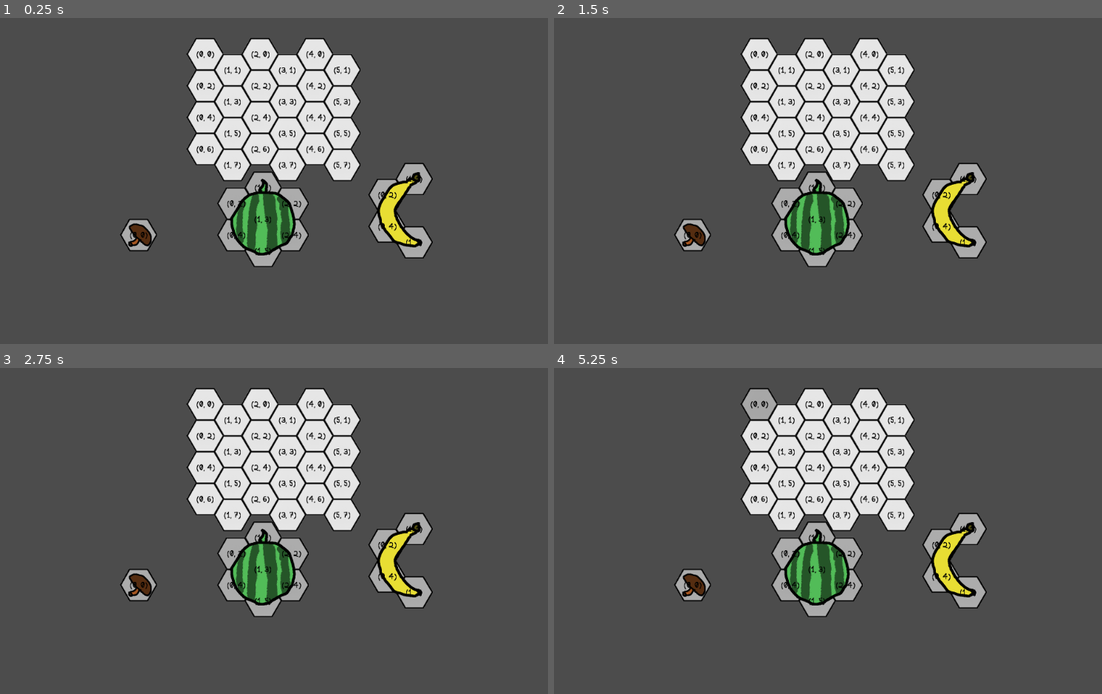
Above: before the commit, frames 1-4 (two rows, left to right).
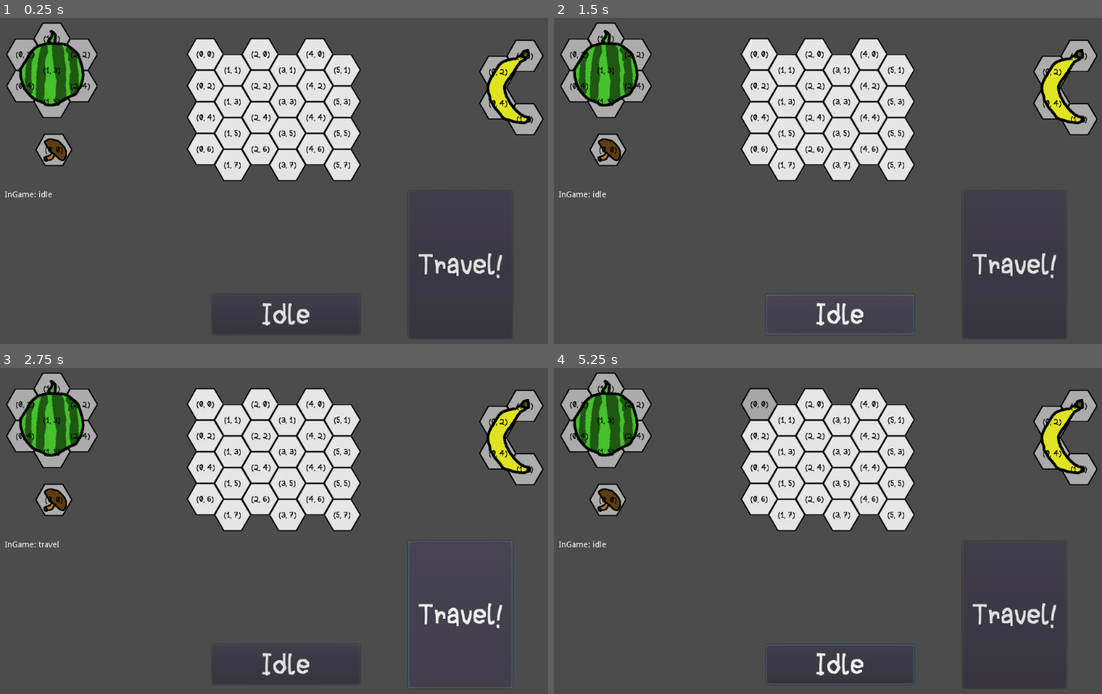
Above: after the commit, the same moments.

Repository: zhimingc/cook-bag
Game: Godot game, scene res://Main/Sandbox.tscn
The game is run twice, just before and just after one commit, with the same random seed, the same clock (stepped at 60 frames per second) and the same inputs.
Inputs (mouse positions are in pixels of both pictures, inside the frame that each line leads up to):
- Up to frame 1 (0.25 s): no input
- Up to frame 2 (1.5 s): click (1014, 265) at 0.5 s, where only the run after the commit has a clickable "Travel!"; click (838, 314) at 1.25 s, where only the run after the commit has a clickable "Idle"
- Up to frame 3 (2.75 s): click (460, 615) at 2 s, where only the run after the commit has a clickable "Travel!"
- Up to frame 4 (5.25 s): click (838, 664) at 2.75 s, where only the run after the commit has a clickable "Idle"; click (1014, 615) at 3.5 s, where only the run after the commit has a clickable "Travel!"; click (838, 664) at 4.25 s, where only the run after the commit has a clickable "Idle"; tap Enter at 5 s; move the mouse to (756, 403) at 5.02 s; click (756, 403) at 5.1 s

The runs differ from the first frame. In frame 1, 12% of the frame differs, in the area x 0-100%, y 1-98%; in frame 2, 13%; in frame 3, 13%, in the area x 0-100%, y 1-99%; in frame 4, 13%.

Commit message:
Ingame manager 0
Simple game states and intervals between transitions

Diff:
--- a/Item/Banana/Banana.tscn
+++ b/Item/Banana/Banana.tscn
@@ -1,14 +1,14 @@
-[gd_scene load_steps=3 format=2]
+[gd_scene load_steps=4 format=2]
 
 [ext_resource path="res://Item/Banana/banana.png" type="Texture" id=1]
 [ext_resource path="res://Item/Banana/Banana.gd" type="Script" id=2]
+[ext_resource path="res://Item/Item.tscn" type="PackedScene" id=3]
 
-[node name="Banana" type="Node2D"]
+[node name="Banana" instance=ExtResource( 3 )]
 script = ExtResource( 2 )
 
-[node name="Sprite" type="Sprite" parent="."]
-self_modulate = Color( 0.956863, 0.917647, 0.211765, 1 )
-position = Vector2( -2.5, 0 )
+[node name="Sprite" parent="." index="0"]
+modulate = Color( 0.92549, 0.941176, 0.133333, 1 )
+position = Vector2( -5, 0 )
 scale = Vector2( 0.5, 0.5 )
-z_index = 1
 texture = ExtResource( 1 )
--- /dev/null
+++ b/Item/Eggplant/Eggplant.tscn
@@ -0,0 +1,5 @@
+[gd_scene load_steps=2 format=2]
+
+[ext_resource path="res://Item/Item.tscn" type="PackedScene" id=1]
+
+[node name="Item" instance=ExtResource( 1 )]
--- a/Item/Item.gd
+++ b/Item/Item.gd
@@ -25,6 +25,10 @@
 	shape = Utils.HexGrid_Doubled.new()
 	shape.grid_pixel = Vector2(95, 110)
 	shape.grid_scale = 0.5
+	init_debug()
+
+func init_debug():
+	$DebugCanvas/DebugName.visible = false
 
 func _process(delta):
 	match state:
--- a/Item/Item.tscn
+++ b/Item/Item.tscn
@@ -7,3 +7,15 @@
 
 [node name="Sprite" type="Sprite" parent="."]
 z_index = 1
+
+[node name="DebugCanvas" type="CanvasLayer" parent="."]
+
+[node name="DebugName" type="Label" parent="DebugCanvas"]
+margin_left = -32.0
+margin_top = -32.0
+margin_right = 32.0
+margin_bottom = 32.0
+text = "Ingredient Name"
+align = 1
+valign = 1
+autowrap = true
--- a/Item/Mushroom/Mushroom.tscn
+++ b/Item/Mushroom/Mushroom.tscn
@@ -1,14 +1,14 @@
-[gd_scene load_steps=3 format=2]
+[gd_scene load_steps=4 format=2]
 
-[ext_resource path="res://Item/Mushroom/Mushroom.gd" type="Script" id=1]
+[ext_resource path="res://Item/Item.tscn" type="PackedScene" id=1]
 [ext_resource path="res://Item/Mushroom/mushroom.png" type="Texture" id=2]
+[ext_resource path="res://Item/Mushroom/Mushroom.gd" type="Script" id=3]
 
-[node name="Mushroom" type="Node2D"]
-script = ExtResource( 1 )
+[node name="Mushroom" instance=ExtResource( 1 )]
+script = ExtResource( 3 )
 
-[node name="Sprite" type="Sprite" parent="."]
-self_modulate = Color( 0.843137, 0.443137, 0.168627, 1 )
+[node name="Sprite" parent="." index="0"]
+modulate = Color( 0.94902, 0.603922, 0.164706, 1 )
 position = Vector2( -12.5, -12.5 )
 scale = Vector2( 0.5, 0.5 )
-z_index = 1
 texture = ExtResource( 2 )
--- a/Item/Watermelon/Watermelon.tscn
+++ b/Item/Watermelon/Watermelon.tscn
@@ -1,14 +1,14 @@
-[gd_scene load_steps=3 format=2]
+[gd_scene load_steps=4 format=2]
 
-[ext_resource path="res://Item/Watermelon/Watermelon.gd" type="Script" id=1]
+[ext_resource path="res://Item/Item.tscn" type="PackedScene" id=1]
 [ext_resource path="res://Item/Watermelon/watermelon.png" type="Texture" id=2]
+[ext_resource path="res://Item/Watermelon/Watermelon.gd" type="Script" id=3]
 
-[node name="Watermelon" type="Node2D"]
-script = ExtResource( 1 )
+[node name="Watermelon" instance=ExtResource( 1 )]
+script = ExtResource( 3 )
 
-[node name="Sprite" type="Sprite" parent="."]
-self_modulate = Color( 0.423529, 0.960784, 0.45098, 1 )
+[node name="Sprite" parent="." index="0"]
+modulate = Color( 0.352941, 0.988235, 0.219608, 1 )
 position = Vector2( 10, 0 )
 scale = Vector2( 0.5, 0.5 )
-z_index = 1
 texture = ExtResource( 2 )
--- /dev/null
+++ b/Main/InGame/InGameInit.gd
@@ -0,0 +1,7 @@
+extends Node
+
+export var encounter_interval : Vector2
+
+func _ready():
+	Ingame.encounter_interval = encounter_interval
+	Ingame.init()
--- /dev/null
+++ b/Main/InGame/InGameManager.gd
@@ -0,0 +1,45 @@
+extends Node
+
+enum INGAME_STATE {
+	idle,
+	travel,
+	encounter,
+	pause
+}
+
+export var encounter_interval = Vector2()
+
+var state = INGAME_STATE.idle
+var encounter_timer = 0.0
+
+func init():
+	encounter_timer = rand_range(encounter_interval.x, encounter_interval.y)
+
+func set_state(new_state):
+	# on exit state
+	state = new_state
+	# on enter state
+	match state:
+		INGAME_STATE.travel:
+			set_next_encounter()
+			pass
+		INGAME_STATE.encounter:
+			pass
+
+func update_state(delta):
+	match state:
+		INGAME_STATE.idle:
+			pass
+		INGAME_STATE.travel:
+			encounter_timer -= delta
+			if encounter_timer <= 0.0:
+				set_state(INGAME_STATE.encounter)
+			pass
+		INGAME_STATE.encounter:
+			pass
+
+func _process(delta):
+	update_state(delta)
+
+func set_next_encounter(_time = 0.0):
+	encounter_timer = rand_range(encounter_interval.x, encounter_interval.y)
--- /dev/null
+++ b/Main/InGame/InGame_Debug.gd
@@ -0,0 +1,11 @@
+extends Control
+
+
+func _process(delta):
+	$InGameState.text = "InGame: " + str(Ingame.INGAME_STATE.keys()[Ingame.state])
+
+func _on_TravelButton_button_up():
+	Ingame.set_state(Ingame.INGAME_STATE.travel)
+
+func _on_IdleButton_button_up():
+	Ingame.set_state(Ingame.INGAME_STATE.idle)
--- a/Main/Sandbox.tscn
+++ b/Main/Sandbox.tscn
@@ -1,10 +1,17 @@
-[gd_scene load_steps=6 format=2]
+[gd_scene load_steps=10 format=2]
 
 [ext_resource path="res://HexGridManager/HexGridManager.gd" type="Script" id=1]
 [ext_resource path="res://HexGridManager/HexCell.tscn" type="PackedScene" id=2]
 [ext_resource path="res://Item/Banana/Banana.tscn" type="PackedScene" id=3]
 [ext_resource path="res://Item/Watermelon/Watermelon.tscn" type="PackedScene" id=4]
 [ext_resource path="res://Item/Mushroom/Mushroom.tscn" type="PackedScene" id=5]
+[ext_resource path="res://Fonts/Scribbles-Regular.ttf" type="DynamicFontData" id=6]
+[ext_resource path="res://Main/InGame/InGame_Debug.gd" type="Script" id=7]
+[ext_resource path="res://Main/InGame/InGameInit.gd" type="Script" id=8]
+
+[sub_resource type="DynamicFont" id=1]
+size = 56
+font_data = ExtResource( 6 )
 
 [node name="Main" type="Node2D"]
 
@@ -20,10 +27,45 @@
 grid_scale = 0.5
 
 [node name="Banana" parent="." instance=ExtResource( 3 )]
-position = Vector2( 196, 54 )
+position = Vector2( 388, -160 )
 
 [node name="Mushroom" parent="." instance=ExtResource( 5 )]
-position = Vector2( -246, 110 )
+position = Vector2( -393, -38 )
 
 [node name="Watermelon" parent="." instance=ExtResource( 4 )]
-position = Vector2( -54, 69 )
+position = Vector2( -420, -190 )
+
+[node name="InGame_Debug" type="Control" parent="."]
+margin_right = 40.0
+margin_bottom = 40.0
+script = ExtResource( 7 )
+
+[node name="TravelButton" type="Button" parent="InGame_Debug"]
+margin_left = 210.0
+margin_top = 20.0
+margin_right = 390.0
+margin_bottom = 276.0
+custom_fonts/font = SubResource( 1 )
+text = "Travel!"
+
+[node name="IdleButton" type="Button" parent="InGame_Debug"]
+margin_left = -130.0
+margin_top = 200.0
+margin_right = 126.0
+margin_bottom = 269.0
+custom_fonts/font = SubResource( 1 )
+text = "Idle"
+
+[node name="InGameState" type="Label" parent="InGame_Debug"]
+margin_left = -490.0
+margin_top = 20.0
+margin_right = -402.0
+margin_bottom = 34.0
+text = "InGame: IDLE"
+
+[node name="InGameInit" type="Node" parent="."]
+script = ExtResource( 8 )
+encounter_interval = Vector2( 2, 5 )
+
+[connection signal="button_up" from="InGame_Debug/TravelButton" to="InGame_Debug" method="_on_TravelButton_button_up"]
+[connection signal="button_up" from="InGame_Debug/IdleButton" to="InGame_Debug" method="_on_IdleButton_button_up"]
--- a/project.godot
+++ b/project.godot
@@ -45,6 +45,7 @@
 [autoload]
 
 ItemMan="*res://Item/ItemManager.gd"
+Ingame="*res://Main/InGame/InGameManager.gd"
 
 [input]
 
